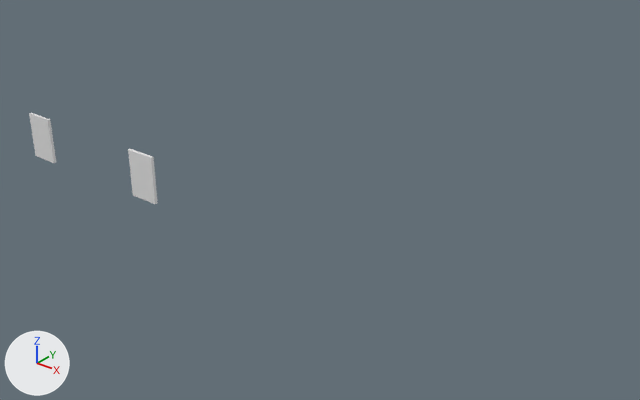
One commit to the Blender file Modelos/SotanoA.blend: the scene before it, then after it.
Both versions are drawn from a 50 mm camera at (38.2, -30.9, 23.2) aimed at (6.1, 9.2, -1.7). Every picture has the same lights, and +X, +Y and +Z are marked at lower left. The older version comes first.

Objects in the first picture: 'Cubo'.
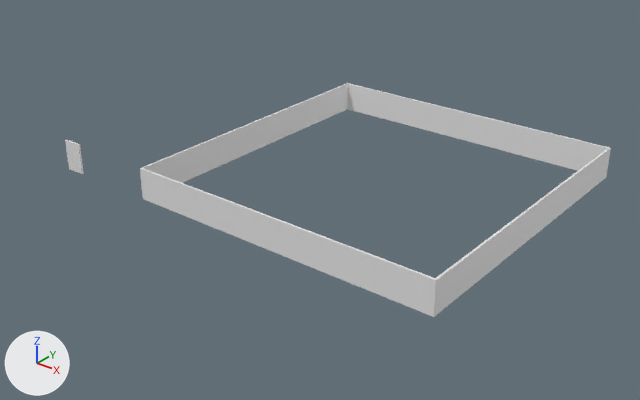
Boxes (x1, y1, x2, y2) around the edits, measured in the pictures (640 x 400 px; the box of a moved part takes in the faces that stretch with it):
```json
{"object": "Cubo", "change": "reshaped, rescaled", "before": [29, 113, 158, 204], "after": [65, 83, 611, 317], "on screen": "321% wider, 155% taller"}
{"part": 1, "of": "me_cubo_001", "change": "moved or reshaped", "before": [29, 113, 56, 163], "after": [65, 139, 84, 174]}
{"part": 2, "of": "me_cubo_001", "change": "added", "after": [140, 83, 611, 317]}
{"part": 3, "of": "me_cubo_001", "change": "deleted", "before": [128, 149, 158, 204]}
```

The change, as JSON lines over the scene's bpy script:
```json
{"block": "me_cubo_001", "where": "# used by ob_cubo; location = (0.0, 0.0, 0.0)"}
{"block": "me_cubo_001", "where": "# verts and faces of me_cubo_001; kept vertices keep their numbers, new ones are numbered from 16"}
{"block": "me_cubo_001", "where": "# before: 8 (-1.0, -0.1, 0.0) at pixel (132, 195), 9 (-1.01, -0.1, 2.99) at pixel (128, 149), 10 (-1.01, 0.1, 0.0), 11 (-1.01, 0.1, 2.99) at pixel (130, 148), 12 (1.0, -0.1, 0.0) at pixel (155, 204)"}
{"block": "me_cubo_001", "where": "# before: 13 (0.99, -0.1, 2.99) at pixel (150, 157), 14 (0.99, 0.1, 0.0) at pixel (157, 203), 15 (0.99, 0.1, 2.99) at pixel (153, 156)"}
{"op": "remove", "block": "me_cubo_001", "code": "me_cubo_001.from_pydata(...)  # 16 vertices, 12 faces; spans x -10.8..1.0, y -0.1..0.1, z 0.0..3.0"}
{"op": "add", "block": "me_cubo_001", "code": "me_cubo_001.from_pydata(...)  # 48 vertices, 44 faces; spans x -10.8..30.2, y -0.1..30.22, z 0.0..3.0"}
{"block": "me_cubo_001", "change": "me_cubo_001 part 1: the loose piece of 8 vertices spanning x -10.8..-8.8, y -0.1..0.1, z 0.01..3.0 is moved by (0.0, 0.01, 0.0)"}
{"block": "me_cubo_001", "change": "me_cubo_001 part 2: a new loose piece of 40 vertices spanning x -0.2..30.2, y -0.1..30.22, z 0.0..2.99"}
{"block": "me_cubo_001", "change": "me_cubo_001 part 3"}
{"op": "add", "block": "me_cubo_001", "code": "delete_vertices([*range(8, 16)])  # with the faces that use them"}
{"op": "set", "path": "ob_cubo.scale", "old": "(1.0, 1.0, 1.0)", "new": "(0.673, 0.673, 0.673)"}
```
